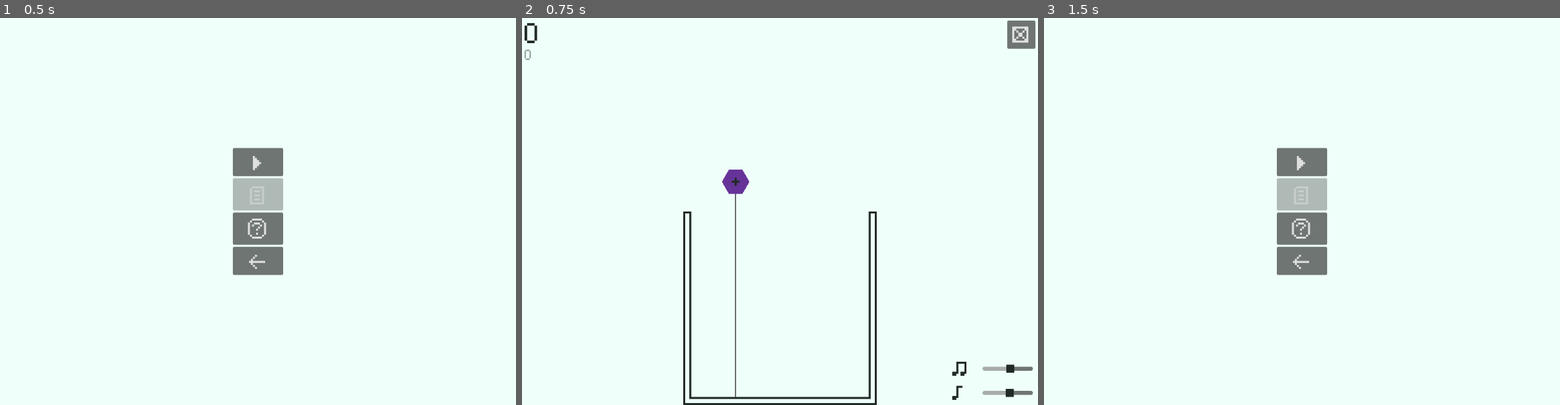
Above: before the commit, frames 1-3 (left to right).
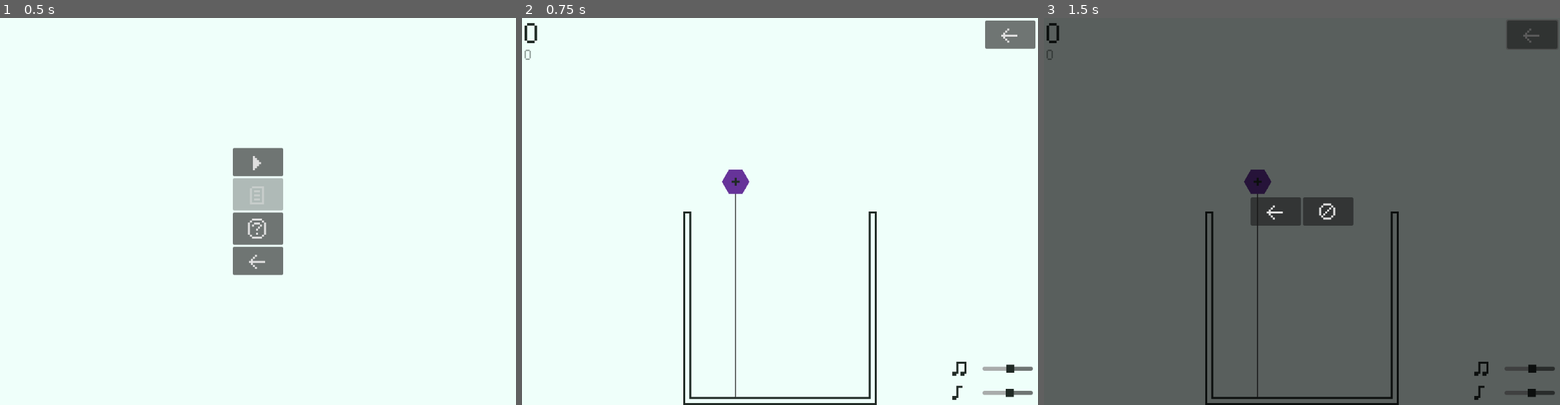
Above: after the commit, the same moments.

Repository: Silvester56/suikagon
Game: Godot game, scene res://scenes/main_menu.tscn
Same seed, same stepped clock (60 frames per second), same inputs: the game is played once before the commit and once after it.
Inputs (mouse positions are in pixels of both pictures, inside the frame that each line leads up to):
- Up to frame 1 (0.5 s): no input
- Up to frame 2 (0.75 s): click "M" at 0.5 s
- Up to frame 3 (1.5 s): click (1544, 33) at 1.25 s, where only the run before the commit has a clickable "Q"

Frame 1 is identical in both runs. In frame 2, 0.4% of the frame differs, in the area x 89-99%, y 0-8%; in frame 3, 98%, in the area x 0-100%, y 0-100%.

Commit message:
Add confirmation screen before quitting

Diff:
--- a/scenes/game.tscn
+++ b/scenes/game.tscn
@@ -160,13 +160,13 @@
 bus = &"Music"
 parameters/looping = true
 
-[node name="Quit" type="Button" parent="."]
-offset_left = 963.0
+[node name="Pause" type="Button" parent="."]
+offset_left = 919.0
 offset_top = 5.0
 offset_right = 1019.0
 offset_bottom = 61.0
 theme = ExtResource("6_rwg43")
-text = "Q"
+text = "D"
 
 [node name="Score" type="Label" parent="."]
 offset_left = 5.0
@@ -231,11 +231,53 @@
 theme = ExtResource("6_rwg43")
 text = "D"
 
+[node name="PauseScreen" type="Control" parent="."]
+process_mode = 2
+visible = false
+z_index = 2
+layout_mode = 3
+anchors_preset = 0
+offset_right = 1024.0
+offset_bottom = 768.0
+
+[node name="ColorRect" type="ColorRect" parent="PauseScreen"]
+layout_mode = 0
+offset_right = 1024.0
+offset_bottom = 768.0
+color = Color(0, 0, 0, 0.627451)
+
+[node name="HBoxContainer" type="HBoxContainer" parent="PauseScreen"]
+layout_mode = 1
+anchors_preset = 8
+anchor_left = 0.5
+anchor_top = 0.5
+anchor_right = 0.5
+anchor_bottom = 0.5
+offset_left = -102.0
+offset_top = -28.0
+offset_right = 102.0
+offset_bottom = 28.0
+grow_horizontal = 2
+grow_vertical = 2
+theme = ExtResource("6_rwg43")
+
+[node name="Quit" type="Button" parent="PauseScreen/HBoxContainer"]
+layout_mode = 2
+size_flags_horizontal = 3
+text = "D"
+
+[node name="Cancel" type="Button" parent="PauseScreen/HBoxContainer"]
+layout_mode = 2
+size_flags_horizontal = 3
+text = "6"
+
 [connection signal="body_entered" from="Area2D" to="." method="_on_area_2d_body_entered"]
 [connection signal="body_exited" from="Area2D" to="." method="_on_area_2d_body_exited"]
 [connection signal="timeout" from="GameOverTimer" to="." method="_on_game_over_timer_timeout"]
-[connection signal="pressed" from="Quit" to="." method="_on_quit_pressed"]
+[connection signal="pressed" from="Pause" to="." method="_on_pause_pressed"]
 [connection signal="pressed" from="GameOverScreen/VBoxContainer/Retry" to="." method="_on_retry_pressed"]
 [connection signal="pressed" from="GameOverScreen/VBoxContainer/Quit" to="." method="_on_quit_pressed"]
+[connection signal="pressed" from="PauseScreen/HBoxContainer/Quit" to="." method="_on_quit_pressed"]
+[connection signal="pressed" from="PauseScreen/HBoxContainer/Cancel" to="." method="_on_cancel_pressed"]
 
 [editable path="SFXSlider"]
--- a/scripts/game.gd
+++ b/scripts/game.gd
@@ -42,3 +42,11 @@
 func _on_quit_pressed() -> void:
 	get_tree().paused = false
 	get_tree().change_scene_to_file("res://scenes/main_menu.tscn")
+
+func _on_cancel_pressed() -> void:
+	get_tree().paused = false
+	$PauseScreen.hide()
+
+func _on_pause_pressed() -> void:
+	get_tree().paused = true
+	$PauseScreen.show()
